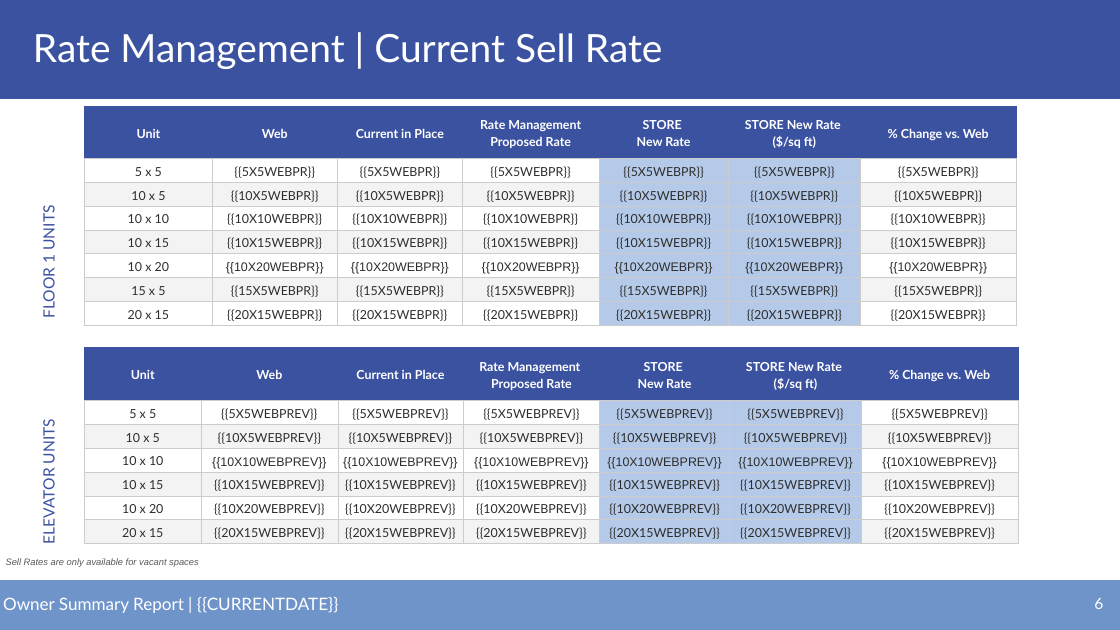
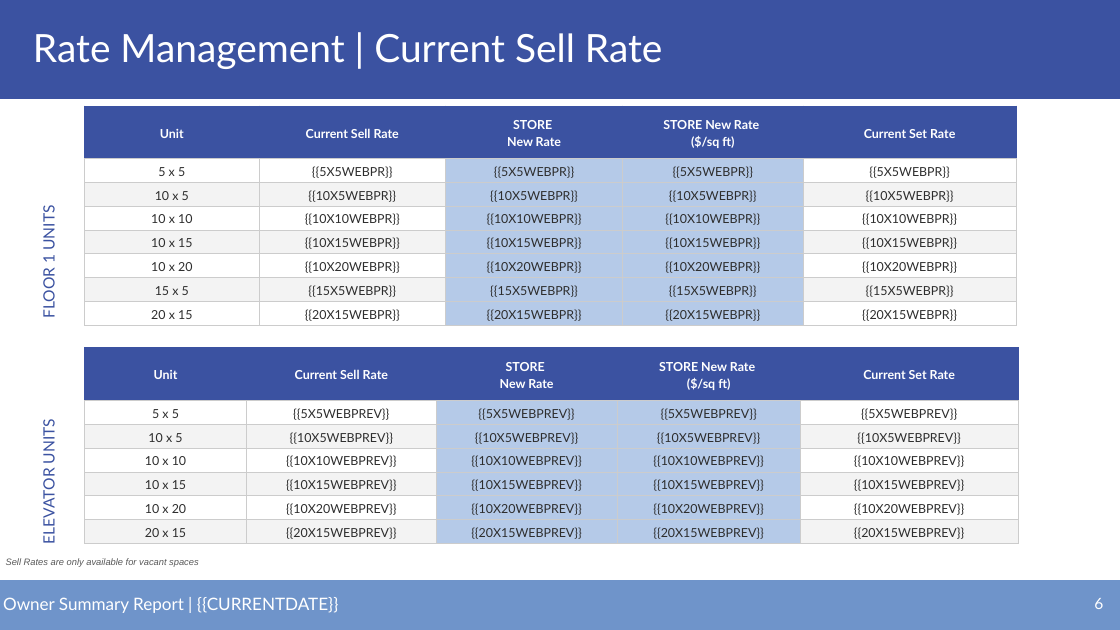
Before and after one commit to alexandermburke/ProformaBuilder, a slide deck: slide 6 of storeinsight/public/OWNERTEMPLATE.pptx. Drawn at 1120x630 pixels with LibreOffice and Linux fonts; fonts in the diff are those of the drawing. Boxes give left, top, right and bottom in pixels: in the first picture for what was removed or moved away, otherwise in the second. Text is boxed around its words. In the diff, an @@ line names an element or a change of style, - is before the commit and + after.

```diff
--- a/storeinsight/public/OWNERTEMPLATE.pptx
+++ b/storeinsight/public/OWNERTEMPLATE.pptx
@@ table at bbox=[85, 106, 1017, 325] @@
-column 2: Web | {{5X5WEBPR}} | {{10X5WEBPR}} | {{10X10WEBPR}} | {{10X15WEBPR}} | {{10X20WEBPR}} | {{15X5WEBPR}} | {{20X15WEBPR}}
-column 3: Current in Place | {{5X5WEBPR}} | {{10X5WEBPR}} | {{10X10WEBPR}} | {{10X15WEBPR}} | {{10X20WEBPR}} | {{15X5WEBPR}} | {{20X15WEBPR}}
-column 4: Rate Management / Proposed Rate | {{5X5WEBPR}} | {{10X5WEBPR}} | {{10X10WEBPR}} | {{10X15WEBPR}} | {{10X20WEBPR}} | {{15X5WEBPR}} | {{20X15WEBPR}}
+column 2: Current Sell Rate | {{5X5WEBPR}} | {{10X5WEBPR}} | {{10X10WEBPR}} | {{10X15WEBPR}} | {{10X20WEBPR}} | {{15X5WEBPR}} | {{20X15WEBPR}}
-column 5, row 1: % Change vs. Web
+column 5, row 1: Current Set Rate
@@ table at bbox=[85, 347, 1018, 543] @@
-column 2: Web | {{5X5WEBPREV}} | {{10X5WEBPREV}} | {{10X10WEBPREV}} | {{10X15WEBPREV}} | {{10X20WEBPREV}} | {{20X15WEBPREV}}
-column 3: Current in Place | {{5X5WEBPREV}} | {{10X5WEBPREV}} | {{10X10WEBPREV}} | {{10X15WEBPREV}} | {{10X20WEBPREV}} | {{20X15WEBPREV}}
-column 4: Rate Management / Proposed Rate | {{5X5WEBPREV}} | {{10X5WEBPREV}} | {{10X10WEBPREV}} | {{10X15WEBPREV}} | {{10X20WEBPREV}} | {{20X15WEBPREV}}
+column 2: Current Sell Rate | {{5X5WEBPREV}} | {{10X5WEBPREV}} | {{10X10WEBPREV}} | {{10X15WEBPREV}} | {{10X20WEBPREV}} | {{20X15WEBPREV}}
-column 5, row 1: % Change vs. Web
+column 5, row 1: Current Set Rate
```
Also in this commit, not shown: 2 other slides changed, 2 slides removed, 1 other file.
